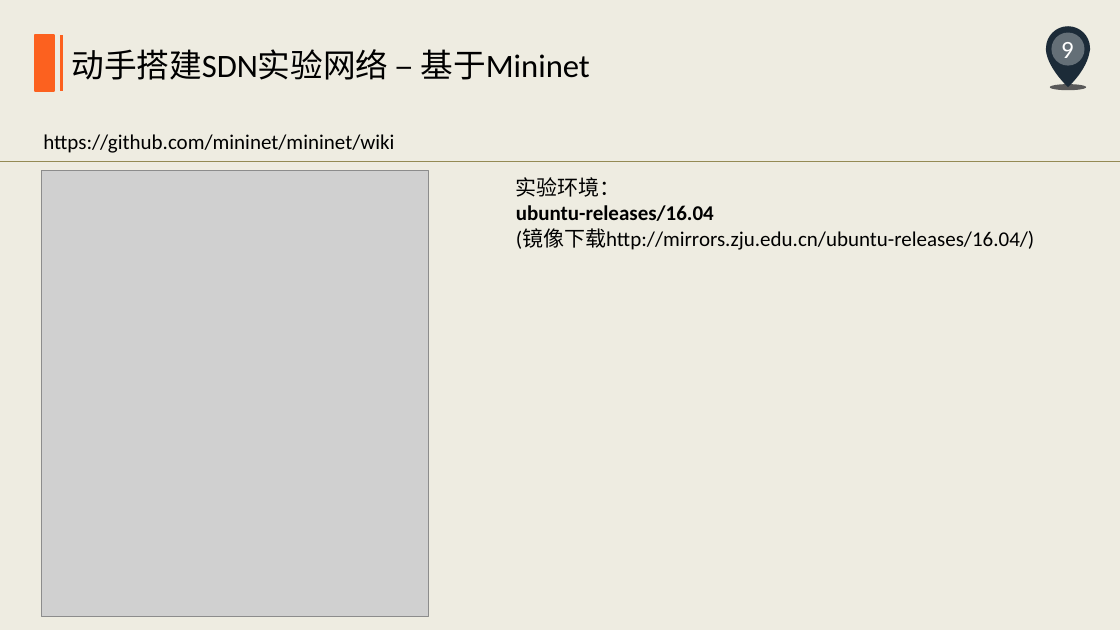
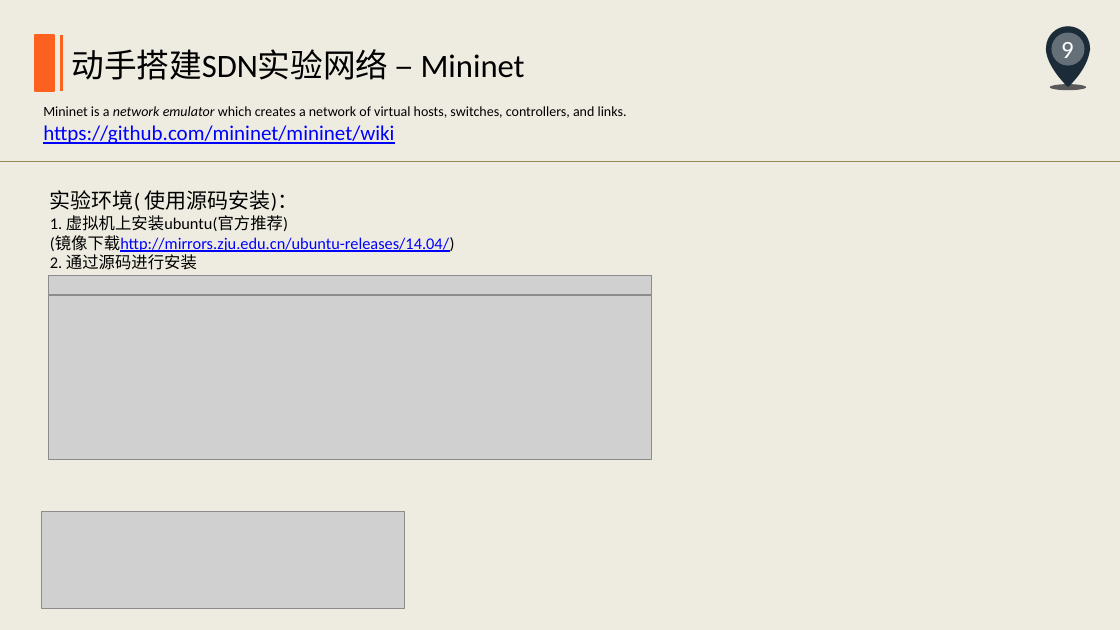
Before and after one commit to ZhouRock/NewTechnology, a slide deck: slide 9 of SDN/SDN入门之旅.pptx. Drawn at 1120x630 pixels with LibreOffice and Linux fonts; fonts in the diff are those of the drawing; grey boxes stand for pictures. Boxes give left, top, right and bottom in pixels: in the first picture for what was removed or moved away, otherwise in the second. Text is boxed around its words. In the diff, an @@ line names an element or a change of style, - is before the commit and + after.

Commit message:
mininet 2.2.0 installation done in Ubuntu

```diff
--- a/SDN/SDN入门之旅.pptx
+++ b/SDN/SDN入门之旅.pptx
@@ text at (71, 49, 525, 80): text changed @@
-动手搭建SDN实验网络 – 基于Mininet
+动手搭建SDN实验网络 – Mininet
@@ text "Mininet is a network emulator ...": place and size @@
-text "Mininet is a network emulator ..." at (43, 134, 394, 153)
+text "Mininet is a network emulator ..." at (43, 106, 627, 144)
@@ text at (43, 106, 627, 118): paragraph added @@
+Mininet is a network emulator which creates a network of virtual hosts, switches, controllers, and links.
@@ text at (43, 125, 394, 144): text colour #000000 to #0000FF, underline on in "https://github.com/mininet/mininet/wiki" @@
@@ picture removed at (41, 171, 429, 617) @@
@@ text at (50, 190, 455, 270): text changed; size 18 to 14 pt @@
-实验环境：
-ubuntu-releases/16.04
-(镜像下载http://mirrors.zju.edu.cn/ubuntu-releases/16.04/)
+实验环境( 使用源码安装)：
+1. 虚拟机上安装ubuntu(官方推荐)
+(镜像下载http://mirrors.zju.edu.cn/ubuntu-releases/14.04/)
+2. 通过源码进行安装
@@ picture added at (48, 276, 652, 295) @@
@@ picture added at (48, 296, 652, 460) @@
@@ picture added at (41, 512, 404, 608) @@
```
